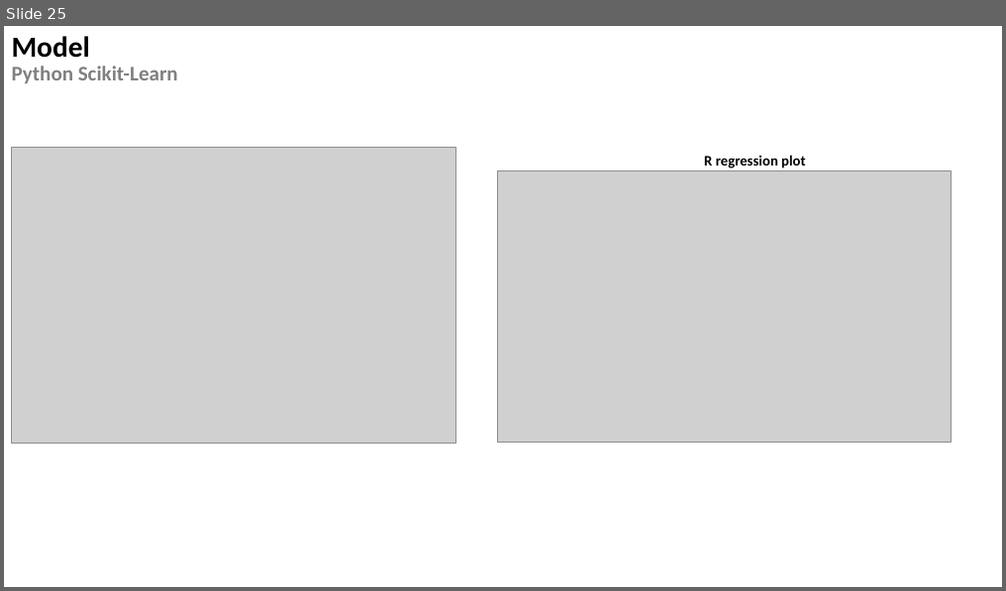
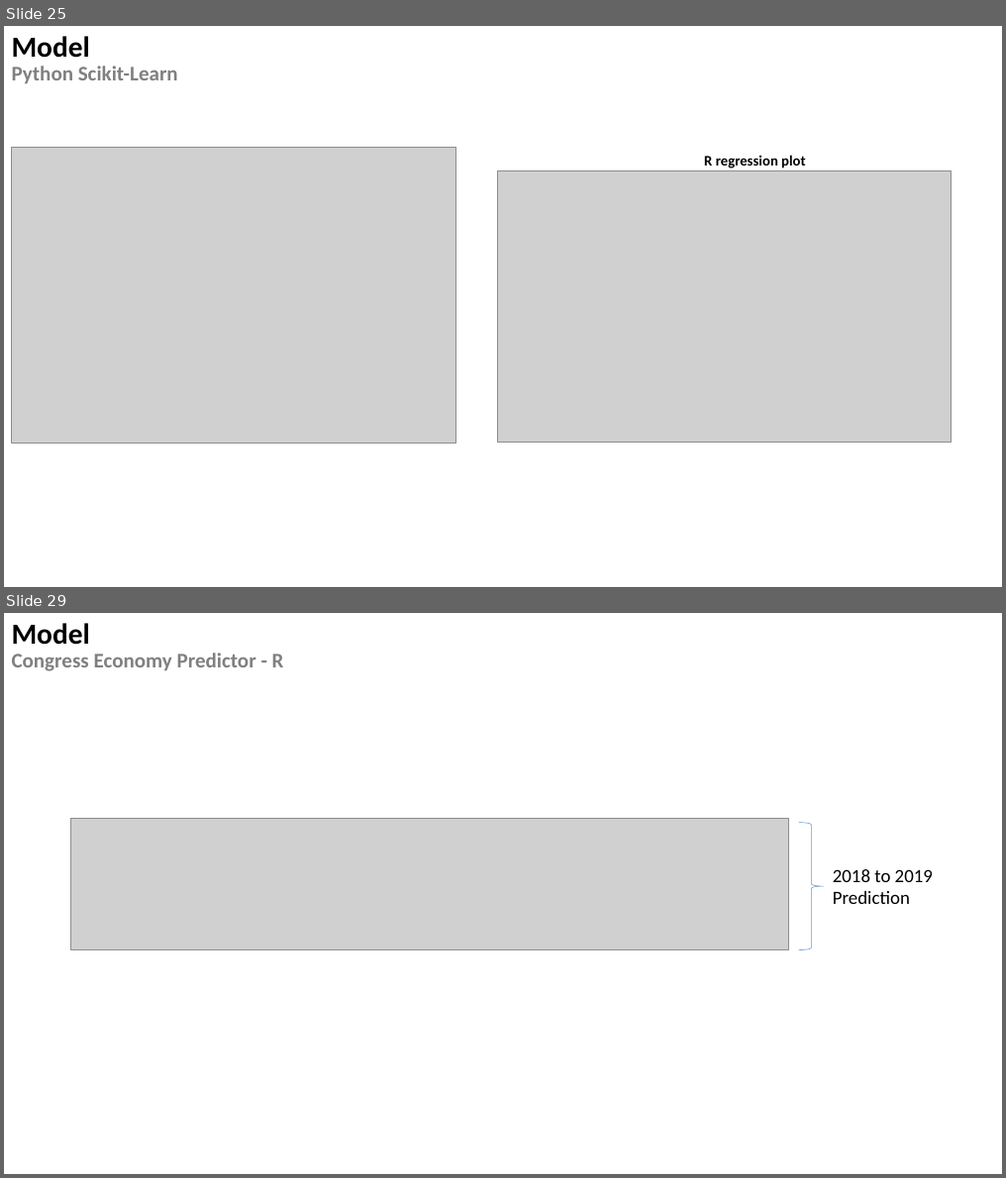
Before and after one commit to jjohn81/Data607FinalProject, a slide deck: Data607-Final-Project.pptx. Shown one above the other, each under a label of ours: slide 25 before the commit, slides 25 and 29 after it; the slides between them are not shown. The pictures are 1006x591 and 1006x1178 pixels, drawn with LibreOffice and Linux fonts; fonts in the diff are those of the drawing; grey boxes stand for pictures; background and template pictures are left out. Boxes give left, top, right and bottom in pixels: in the first picture for what was removed or moved away, otherwise in the second. Text is boxed around its words. In the diff, an @@ line names an element or a change of style, - is before the commit and + after.

```diff
--- a/Data607-Final-Project.pptx
+++ b/Data607-Final-Project.pptx
@@ slide 29 added at bbox=[4, 613, 1002, 1174], background #FFFFFF @@
@@ title added at bbox=[12, 623, 284, 671], 20 pt, text #808080, bold @@
+Model
+Congress Economy Predictor - R
@@ picture added at bbox=[70, 818, 788, 950] @@
@@ right brace added at bbox=[799, 823, 825, 951], outline #5B9BD5 0.5 pt @@
@@ text added at bbox=[833, 869, 933, 904], 18 pt, text #000000 @@
+2018 to 2019 Prediction
```
Also in this commit, not shown: 2 slides changed, 3 other slides added.
